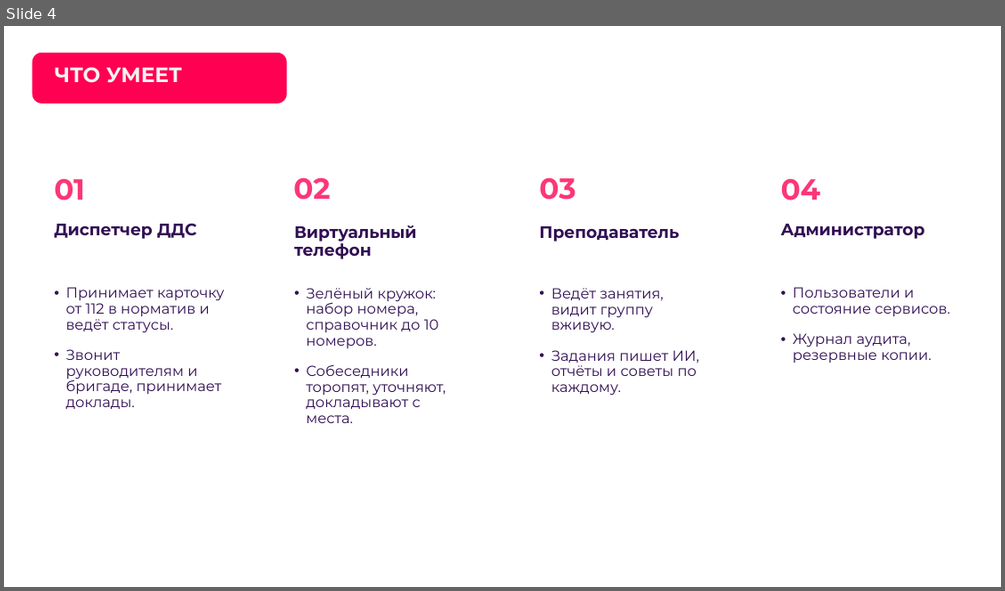
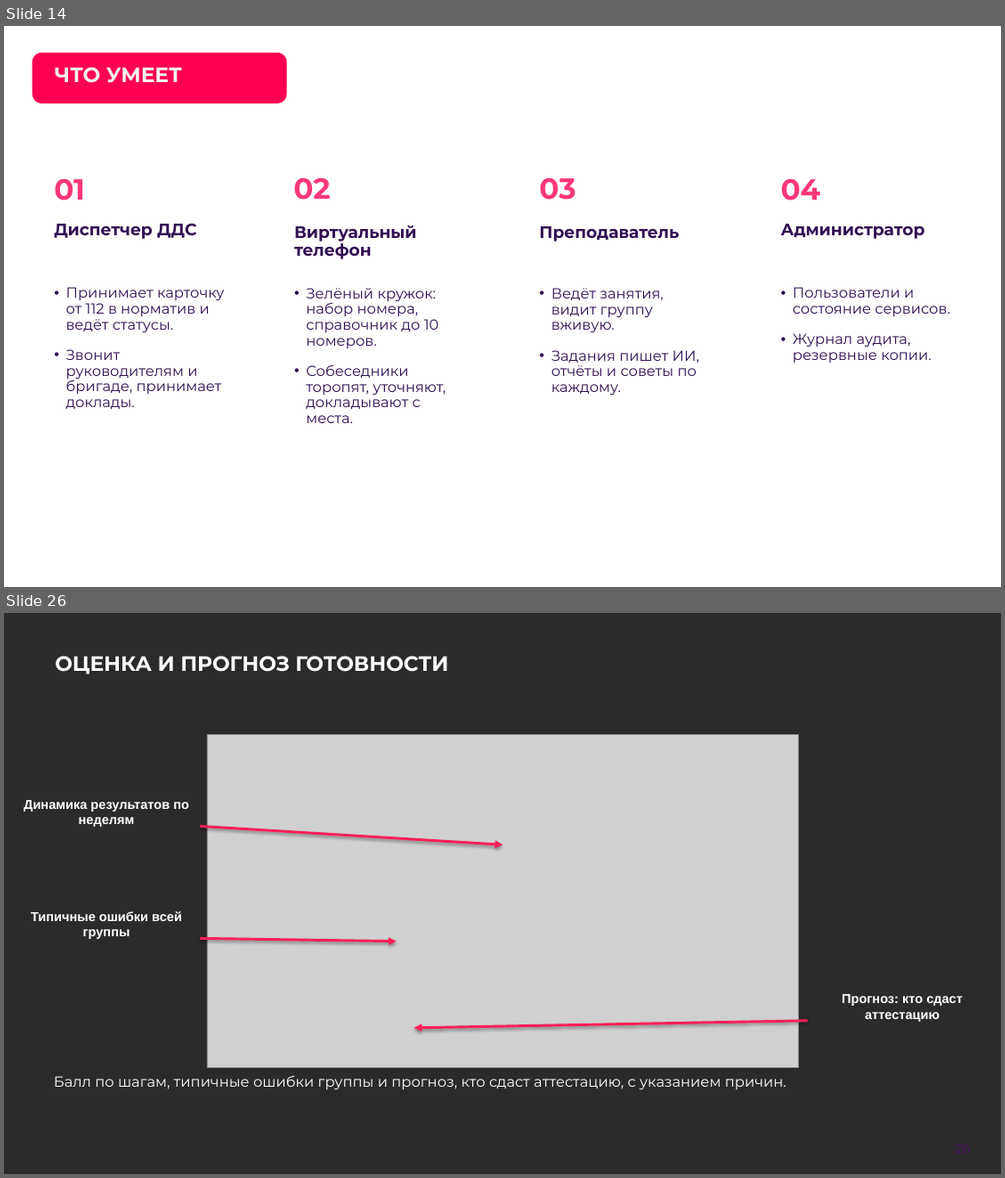
Before and after one commit to Vadik145-beep/lct-112-simulator, a slide deck: docs/presentation/ЛЦТ2026_Ультратех_задача9.pptx. Shown one above the other, each under a label of ours: slide 4 before the commit, slides 14 and 26 after it; the slides between them are not shown. The pictures are 1005x591 and 1005x1178 pixels, drawn with LibreOffice and Linux fonts; fonts in the diff are those of the drawing; grey boxes stand for pictures; background and template pictures are left out; a plain dark background stands for a picture behind light text. Boxes give left, top, right and bottom in pixels: in the first picture for what was removed or moved away, otherwise in the second. Text is boxed around its words. In the diff, an @@ line names an element or a change of style, - is before the commit and + after.

```diff
--- a/docs/presentation/ЛЦТ2026_Ультратех_задача9.pptx
+++ b/docs/presentation/ЛЦТ2026_Ультратех_задача9.pptx
@@ slide 26 added at (4, 613, 1001, 1174), background picture (left out) @@
@@ title added at (55, 656, 448, 674), 20 pt, text #FFFFFF, bold @@
+ОЦЕНКА И ПРОГНОЗ ГОТОВНОСТИ
@@ picture added at (207, 735, 798, 1068) @@
@@ text added at (24, 800, 189, 827), 12.5 pt, text #FFFFFF, bold @@
+Динамика результатов по неделям
@@ arrow added from (200, 826) to (502, 844), #FF1F5A 2.5 pt @@
@@ text added at (31, 911, 182, 939), 12.5 pt, text #FFFFFF, bold @@
+Типичные ошибки всей группы
@@ arrow added from (200, 938) to (396, 941), #FF1F5A 2.5 pt @@
@@ text added at (841, 994, 963, 1022), 12.5 pt, text #FFFFFF, bold @@
+Прогноз: кто сдаст аттестацию
@@ arrow added from (808, 1021) to (413, 1028), #FF1F5A 2.5 pt @@
@@ text added at (54, 1075, 786, 1090), 14 pt, text #FFFFFF @@
+Балл по шагам, типичные ошибки группы и прогноз, кто сдаст аттестацию, с указанием причин.
@@ page number added at (939, 1133, 985, 1163), 12 pt, text #520977 @@
+26
@@ what was slide 4 is now slide 14 @@
```
Also in this commit, not shown: 17 other slides changed, 22 other slides added, 8 slides removed, 1 other file.
